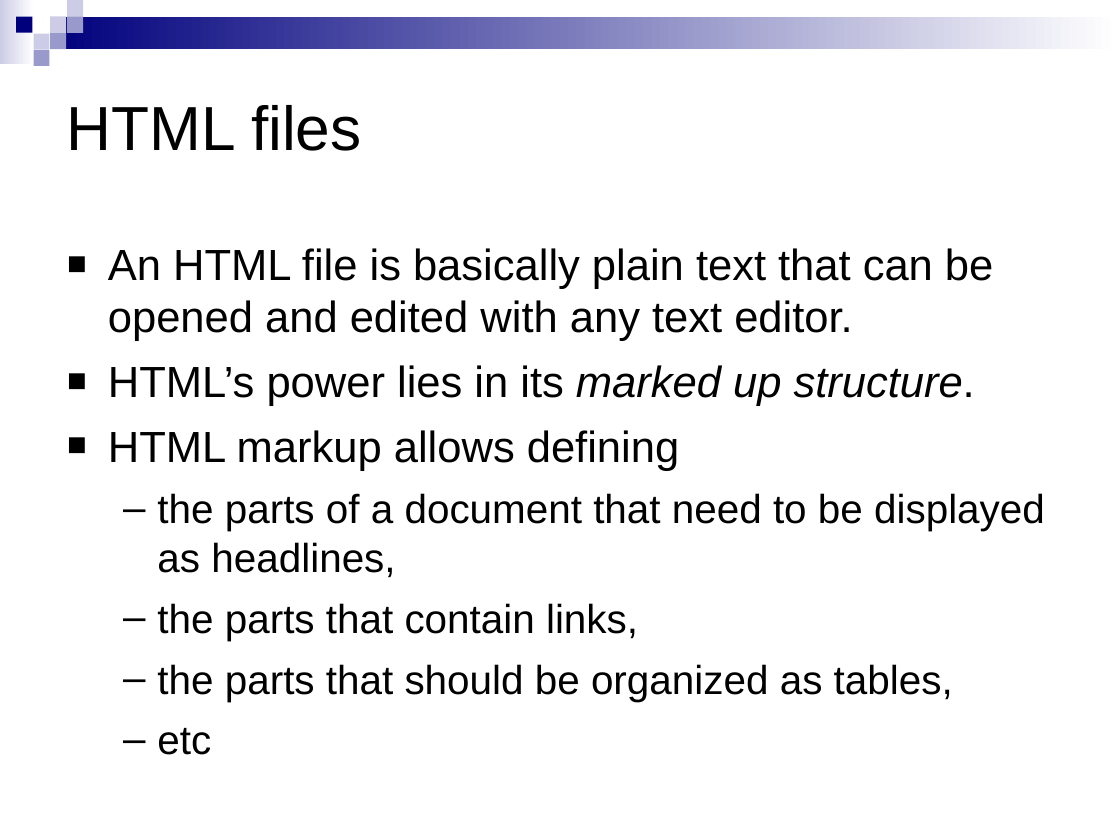
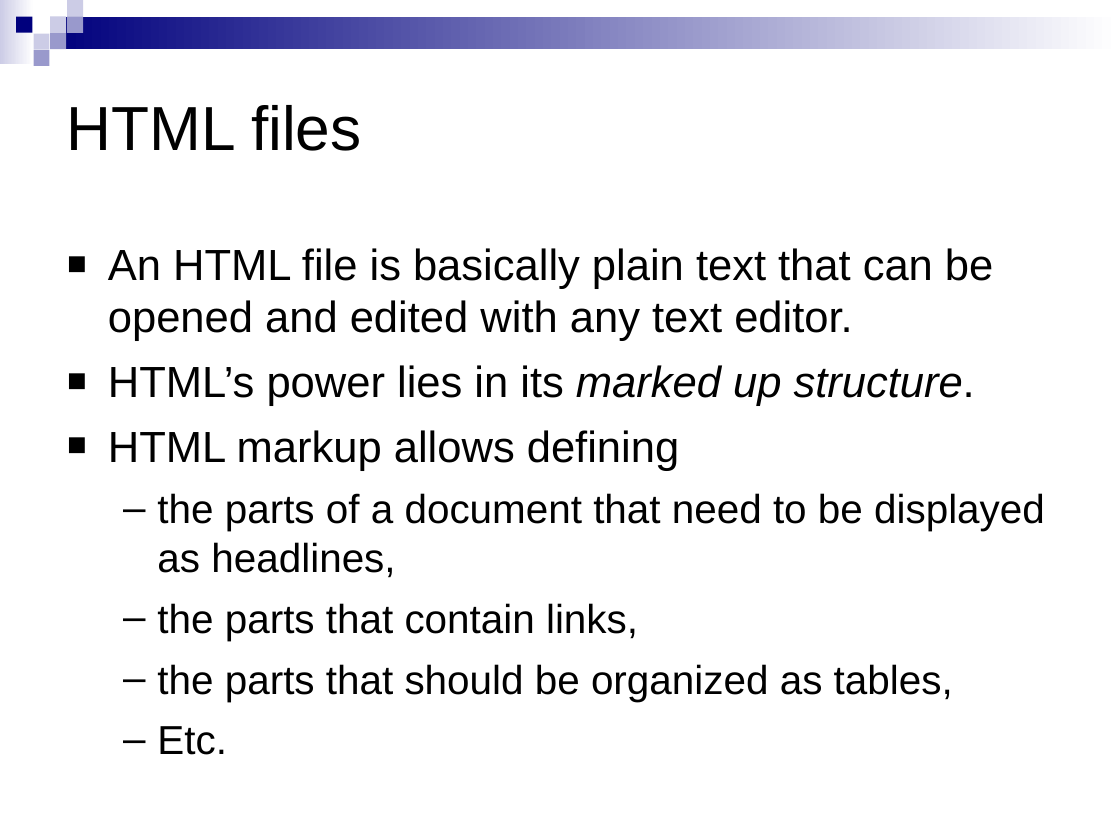
Before and after one commit to ASPteaching/WebScraping_with_R, a slide deck: slide 7 of WebScraping_course/WebScrapping-1a-HTML & CSS.pptx. Drawn at 1120x840 pixels with LibreOffice and Linux fonts; fonts in the diff are those of the drawing. Boxes give left, top, right and bottom in pixels: in the first picture for what was removed or moved away, otherwise in the second. Text is boxed around its words. In the diff, an @@ line names an element or a change of style, - is before the commit and + after.

```diff
--- a/WebScraping_course/WebScrapping-1a-HTML & CSS.pptx
+++ b/WebScraping_course/WebScrapping-1a-HTML & CSS.pptx
@@ text at (x1=157, y1=726, x2=227, y2=755): text changed @@
-  – etc
+  – Etc.
```
Also in this commit, not shown: 10 other slides changed, 1 slide added, 8 other files.
